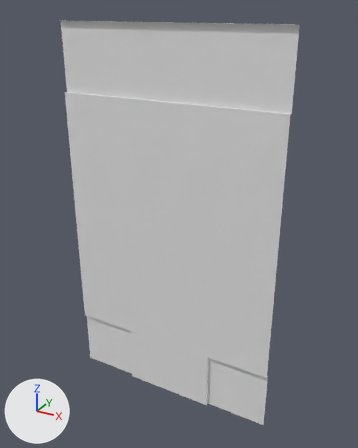
Before and after pictures for a commit that changed the FBX model Assets/Models/Traffic/Roads/Prop_MainRoadToSideRoad_T-Section_NoCrossing.fbx.
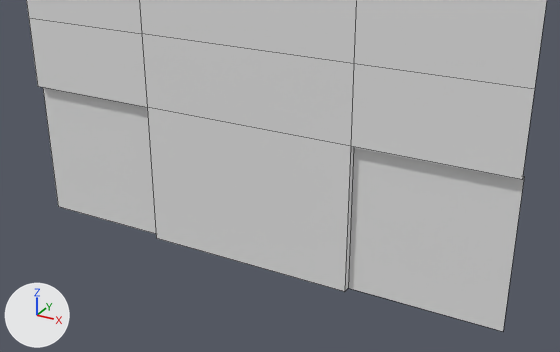
There are two pictures of each version: one whole from a camera (50 mm lens) standing at (54.79, -1.31, 7.09) and looking at (48.11, 10.83, 1.01), one close up from a camera (50 mm lens) standing at (52.75, 2.6, 0.07) and looking at (49.09, 9.24, -3.25). The axes (+X, +Y, +Z) are drawn at lower left. The lights are the same throughout. The close-ups show mesh edges as thin lines. Where no turn or scale is listed for an object, it has been applied to the vertices.

In view in the first close-up: 'Prop_MainRoadToSideRoad_T-Section_NoCrossing'.
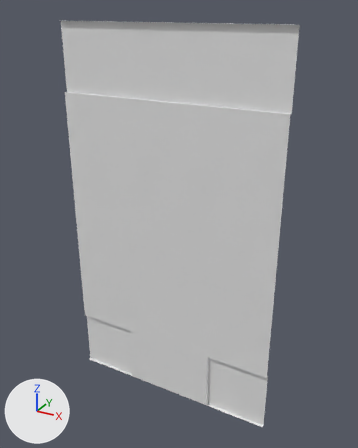
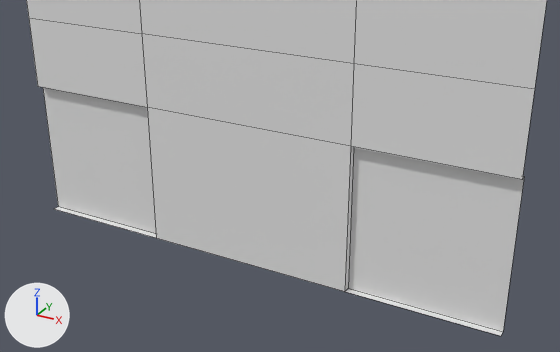
Commit message: Updated Road Assets

Diff of the bpy script that builds the scene:
```diff
--- a/Assets/Models/Traffic/Roads/Prop_MainRoadToSideRoad_T-Section_NoCrossing.fbx.py
+++ b/Assets/Models/Traffic/Roads/Prop_MainRoadToSideRoad_T-Section_NoCrossing.fbx.py
@@ me_mesh_mainroadtosideroad_t_section_nocrossing @@
 me_mesh_mainroadtosideroad_t_section_nocrossing.from_pydata(...)  # 38 vertices, 25 faces; spans x -7.0..0.0, y 0.0..0.1, z -6.0..6.0
 # used by ob_prop_mainroadtosideroad_t_section_nocrossing; location = (51.357, 10.487, 0.704)
 # verts and faces of me_mesh_mainroadtosideroad_t_section_nocrossing; kept vertices keep their numbers, new ones are numbered from 38
 # before: 24 (-2.0, 0.0, -6.0) at pixel (344, 291), 30 (-2.0, 0.1, -6.0) at pixel (348, 288), 32 (0.0, 0.1, -6.0) at pixel (503, 331)
 # before: 25 (-5.0, 0.0, -6.0) at pixel (156, 238), 31 (-5.0, 0.1, -6.0), 33 (-7.0, 0.1, -6.0) at pixel (58, 206)
+# me_mesh_mainroadtosideroad_t_section_nocrossing part 1
+verts[38] = (0.0, 0.0, -6.0)  # pixel (500, 336)
+faces += [(24, 30, 32, 38)]  # mat_mat_sidewalk (white #e7e7e7)
+# me_mesh_mainroadtosideroad_t_section_nocrossing part 2
+verts[39] = (-7.0, 0.0, -6.0)  # pixel (53, 209)
+faces += [(25, 39, 33, 31)]  # mat_mat_sidewalk (white #e7e7e7)
 me_mesh_mainroadtosideroad_t_section_nocrossing.materials.append(mat_mat_road)
```

What differs and where, as boxes (x1, y1, x2, y2) in the close-ups (560 x 352 px):
'Prop_MainRoadToSideRoad_T-Section_NoCrossing', reshaped
    before: (26, 0, 547, 331)
    after: (26, 0, 547, 336)
part 1 of me_mesh_mainroadtosideroad_t_section_nocrossing, added
    after: (345, 288, 503, 336)
part 2 of me_mesh_mainroadtosideroad_t_section_nocrossing, added
    after: (54, 207, 156, 238)
